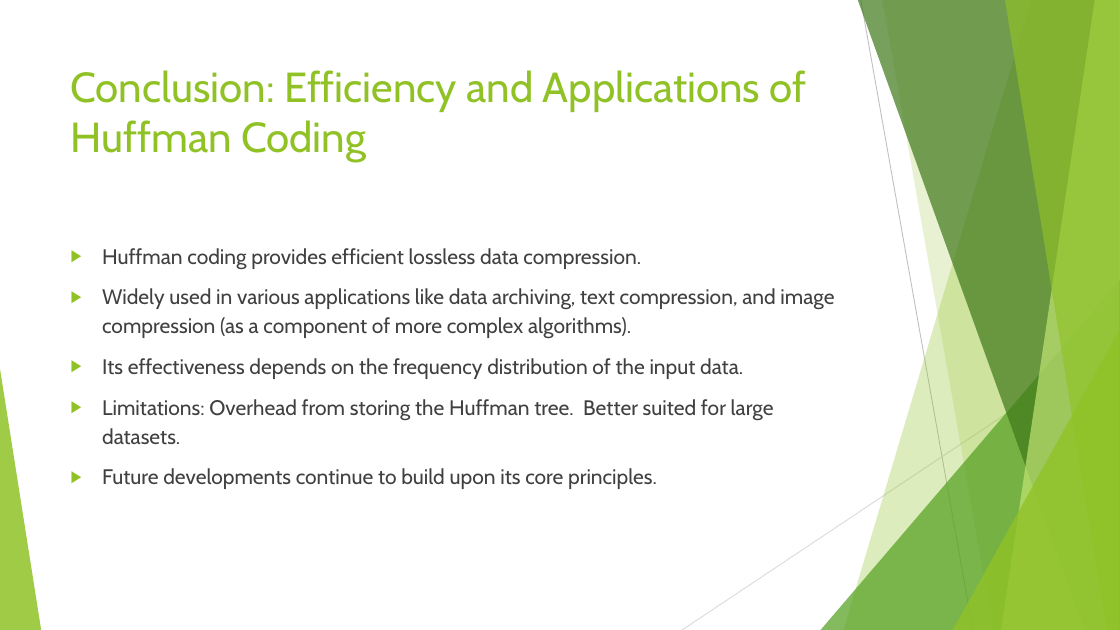
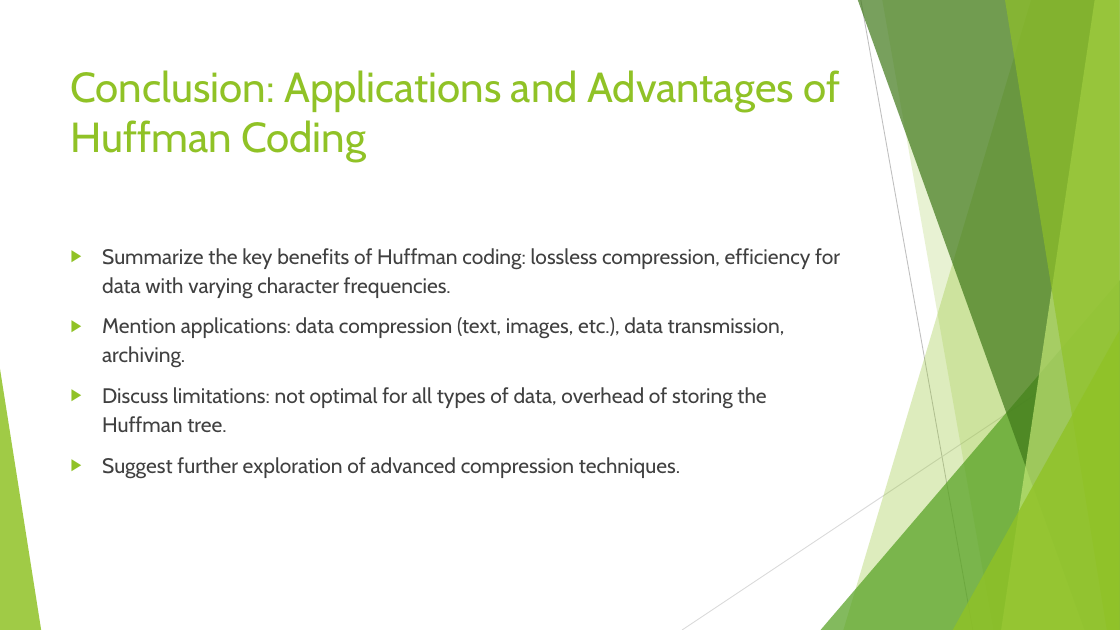
Before and after one commit to shubhamb025/Pdf_to_presentation_GenAI, a slide deck: slide 13 of output/generated_presentation.pptx. Drawn at 1120x630 pixels with LibreOffice and Linux fonts; fonts in the diff are those of the drawing. Boxes give left, top, right and bottom in pixels: in the first picture for what was removed or moved away, otherwise in the second. Text is boxed around its words. In the diff, an @@ line names an element or a change of style, - is before the commit and + after.

```diff
--- a/output/generated_presentation.pptx
+++ b/output/generated_presentation.pptx
@@ title at (71,70,840,162): text changed @@
-Conclusion: Efficiency and Applications of Huffman Coding
+Conclusion: Applications and Advantages of Huffman Coding
@@ text at (102,248,840,479): text changed @@
-▶ Huffman coding provides efficient lossless data compression.
-▶ Widely used in various applications like data archiving, text compression, and image compression (as a component of more complex algorithms).
-▶ Its effectiveness depends on the frequency distribution of the input data.
-▶ Limitations: Overhead from storing the Huffman tree. Better suited for large datasets.
-▶ Future developments continue to build upon its core principles.
+▶ Summarize the key benefits of Huffman coding: lossless compression, efficiency for data with varying character frequencies.
+▶ Mention applications: data compression (text, images, etc.), data transmission, archiving.
+▶ Discuss limitations: not optimal for all types of data, overhead of storing the Huffman tree.
+▶ Suggest further exploration of advanced compression techniques.
```
Also in this commit, not shown: 10 other slides changed, 28 other files.
